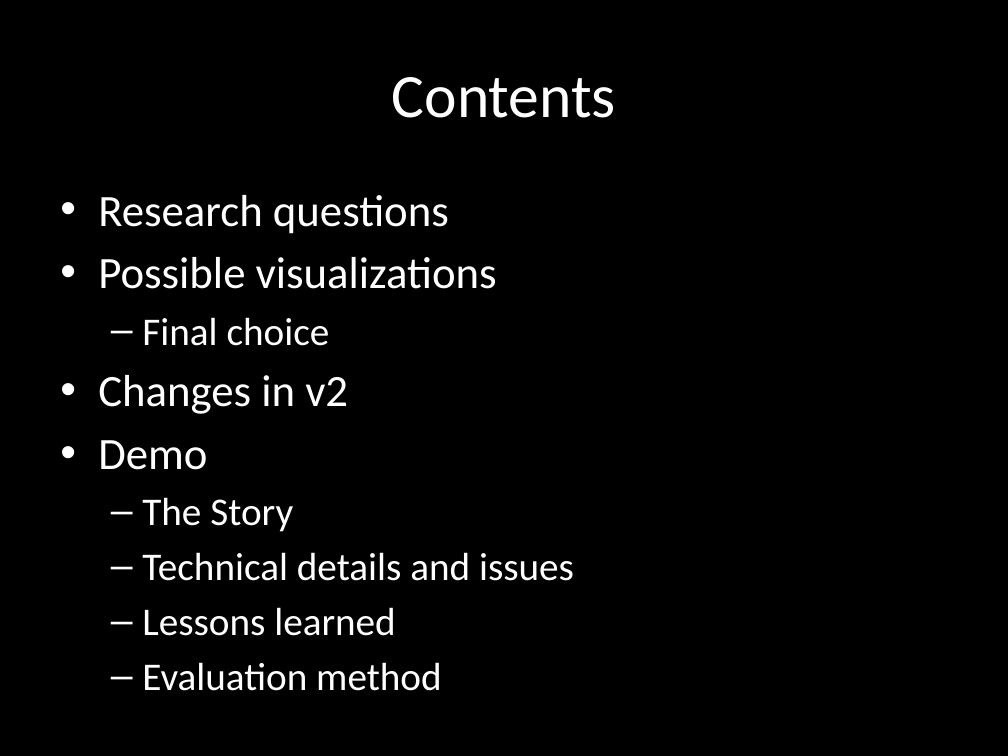
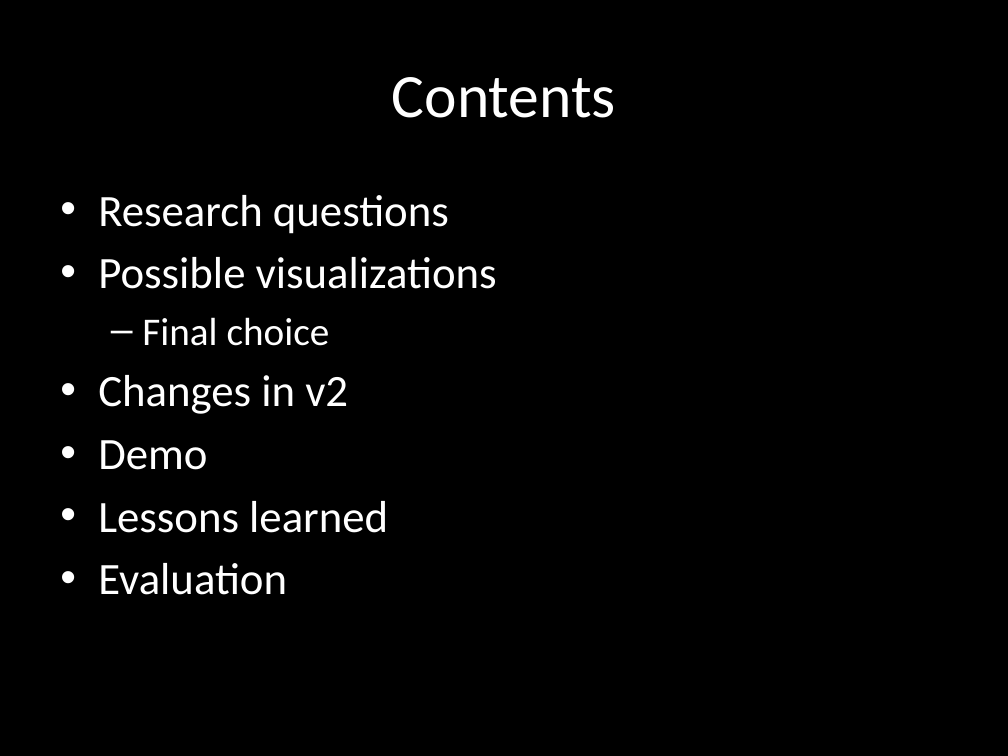
Before and after one commit to croes/capsel-lak, a slide deck: slide 2 of presentation/LAK Dataset Visualization - v2.pptx. Drawn at 1008x756 pixels with LibreOffice and Linux fonts; fonts in the diff are those of the drawing. Boxes give left, top, right and bottom in pixels: in the first picture for what was removed or moved away, otherwise in the second. Text is boxed around its words. In the diff, an @@ line names an element or a change of style, - is before the commit and + after.

Commit message:
last changes presentation

```diff
--- a/presentation/LAK Dataset Visualization - v2.pptx
+++ b/presentation/LAK Dataset Visualization - v2.pptx
@@ text at <box>98,501,388,533</box>: size 28 to 32 pt in "Lessons learned"; bullet – to •; list level 2 to 1 in "Lessons learned" @@
@@ text at <box>142,497,574,581</box>: paragraphs removed @@
-  – The Story
-  – Technical details and issues
@@ text at <box>98,563,287,595</box>: text changed; size 28 to 32 pt @@
-  – Evaluation method
+• Evaluation
```
Also in this commit, not shown: 1 other file.
